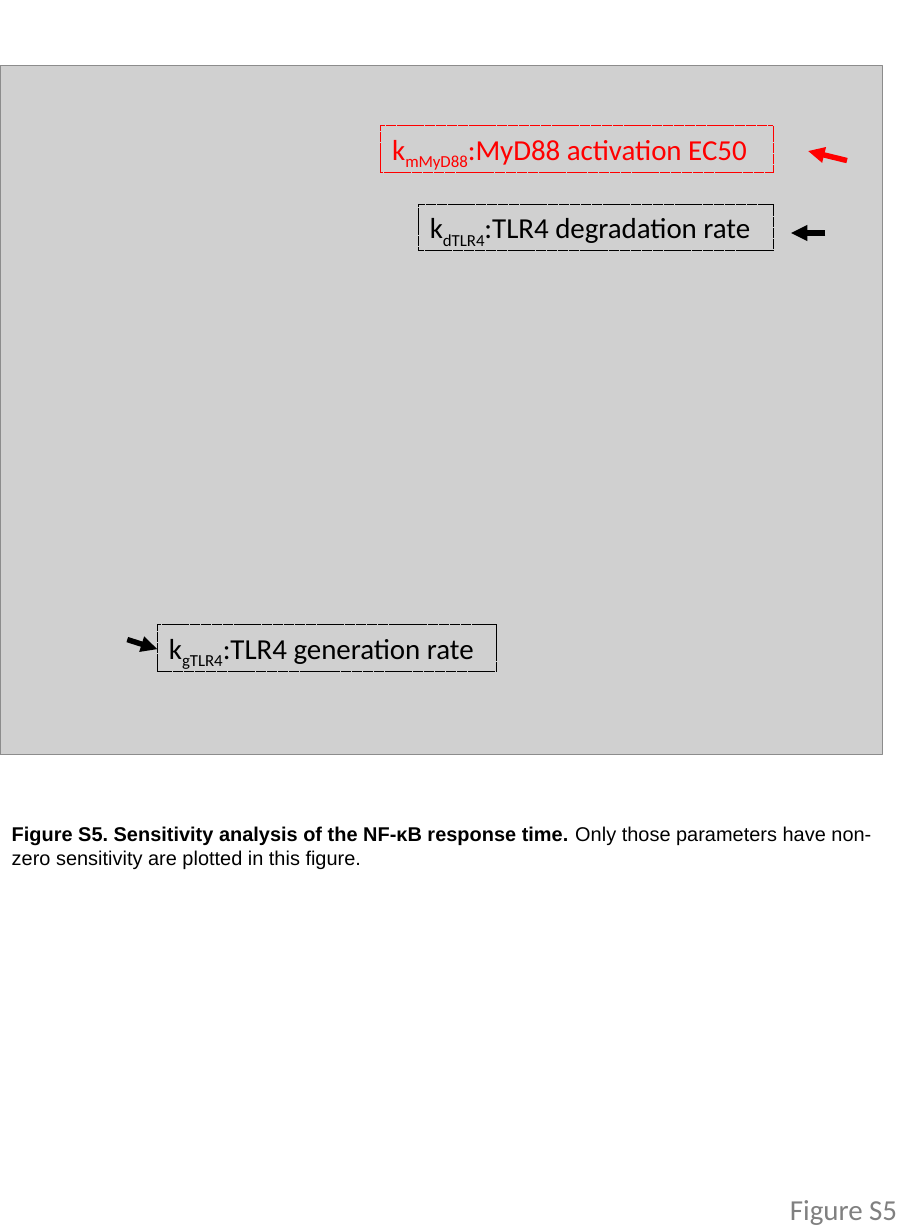
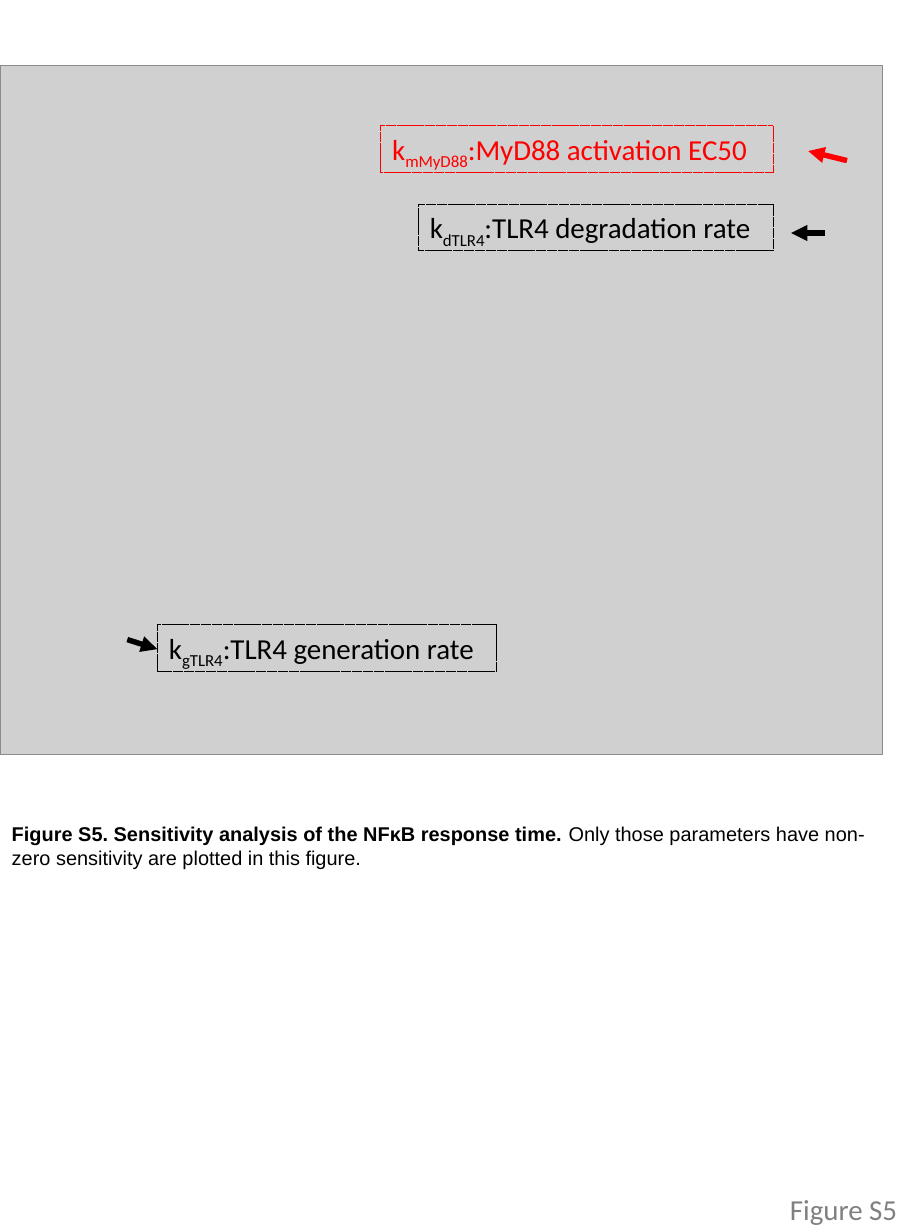
Before and after one commit to biomystery/TLR4, a slide deck: slide 10 of TLR_ver4.5_new_PNAS.pptx. Drawn at 913x1232 pixels with LibreOffice and Linux fonts; fonts in the diff are those of the drawing; grey boxes stand for pictures. Boxes give left, top, right and bottom in pixels: in the first picture for what was removed or moved away, otherwise in the second. Text is boxed around its words. In the diff, an @@ line names an element or a change of style, - is before the commit and + after.

```diff
--- a/TLR_ver4.5_new_PNAS.pptx
+++ b/TLR_ver4.5_new_PNAS.pptx
@@ text at [12,826,865,869]: text changed @@
-Figure S5. Sensitivity analysis of the NF-κB response time. Only those parameters have non-zero sensitivity are plotted in this figure.
+Figure S5. Sensitivity analysis of the NFκB response time. Only those parameters have non-zero sensitivity are plotted in this figure.
```
Also in this commit, not shown: 5 other slides changed, 46 other files.
